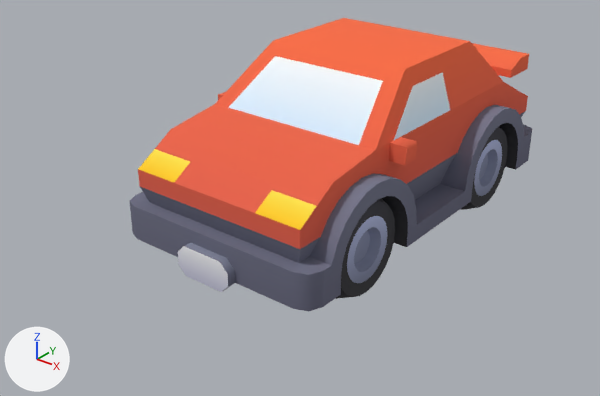
One commit to the glTF model public/assets/village/car-sports.glb: the scene before it, then after it.
Before and after are seen from a 50 mm lens placed at (2.64, -3.77, 2.39), pointed at (-0.13, -0.3, 0.24). The lights are fixed; the arrows at lower left show +X, +Y and +Z. The older version comes first. Where no turn or scale is listed for an object, it has been applied to the vertices. Vertices at exactly the same position are counted once.

In view in the first picture: 'body.001', 'spoiler', 'wheel-back-left', 'wheel-front-left'.
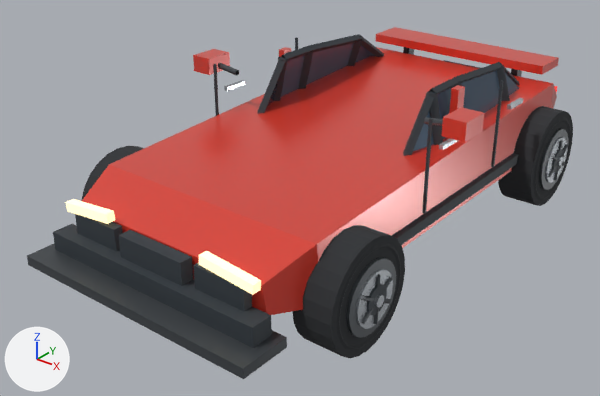
ob_body is not drawn itself; it is the parent of ob_wheel_front_left, ob_wheel_back_left, ob_wheel_front_right, ob_wheel_back_right.

Changed parts and their boxes [x1, y1, x2, y2] in the pictures (600 x 396 px):
'body-detail', added: after [27, 27, 559, 379]
    faces in mat_car_paint (red #dd3c2c): [82, 27, 559, 315]
    faces in mat_car_trim (dark grey #353c42): [53, 34, 520, 348]
    faces in mat_car_dark_metal (dark grey #4d5257): [27, 47, 522, 379]
    faces in mat_car_glass (dark blue #4d6176): [267, 43, 519, 151]
    faces in mat_car_headlight (beige #fff5d3, glowing beige #ffeaad): [65, 199, 261, 295]
'body.001', deleted: before [130, 18, 532, 311]
'wheel-front-right', moved (not visible before): after [292, 225, 405, 358]
'wheel-back-right', moved, rescaled (not visible before): after [498, 106, 573, 206]
'wheel-front-left', reshaped, moved: before [335, 198, 395, 299]; after [81, 146, 144, 201]
'wheel-back-left', reshaped, moved, rescaled (not visible afterwards): before [460, 127, 508, 210]
'spoiler', deleted: before [472, 43, 529, 78]
part 1 of me_wheel_back_left, built on: before [335, 127, 508, 299]

What changed in the scene script:
```text
Change me_wheel_back_left:
    used by ob_wheel_back_left; location = (0.425, 0.66, 0.3); scale = (0.3, 0.3, 0.3)
    remove me_wheel_back_left.from_pydata(...)  # 168 vertices, 332 faces; spans x -0.58..0.58, y -1.0..1.0, z -1.0..1.0
    remove me_wheel_back_left.materials.append(mat_colormap)
    add me_wheel_back_left.from_pydata(...)  # 454 vertices, 828 faces; spans x -0.45..0.45, y -1.0..1.0, z -1.0..1.0
    me_wheel_back_left part 1: 168 vertices removed from x -0.58..0.58, y -1.0..1.0, z -1.0..1.0; 454 vertices added at x -0.45..0.45, y -1.0..1.0, z -1.0..1.0
    add me_wheel_back_left.materials.append(mat_car_rubber)  # dark grey #2c2f32
    add me_wheel_back_left.materials.append(mat_car_dark_metal)  # dark grey #4d5257
    add me_wheel_back_left.materials.append(mat_car_metal)  # light grey #c4cad0
    add me_wheel_back_left.materials.append(mat_car_trim)  # dark grey #353c42
Add me_wheel_front_left:
    me_wheel_front_left.from_pydata(...)  # 454 vertices, 828 faces; spans x -0.46..0.46, y -1.0..1.0, z -1.0..1.0
    # faces by material slot: [480, 156, 128, 64]
    me_wheel_front_left.materials.append(mat_car_rubber)  # dark grey #2c2f32
    me_wheel_front_left.materials.append(mat_car_dark_metal)  # dark grey #4d5257
    me_wheel_front_left.materials.append(mat_car_metal)  # light grey #c4cad0
    me_wheel_front_left.materials.append(mat_car_trim)  # dark grey #353c42
Change ob_wheel_back_right:
    ob_wheel_back_right.location: (-0.425, 0.66, 0.3) -> (0.779, 1.02, 0.31)
    ob_wheel_back_right.scale: (0.3, 0.3, 0.3) -> (0.31, 0.31, 0.31)
Change ob_body:
    ob_body.location: (0.0, 0.025, 0.15) -> (0.0, 0.0, 0.0)
Remove ob_spoiler:
    ob_spoiler = bpy.data.objects.new('spoiler', me_spoiler)
Remove ob_body_001:
    ob_body_001 = bpy.data.objects.new('body.001', me_body)
Change ob_wheel_back_left:
    add ob_wheel_back_left.parent = ob_body
    ob_wheel_back_left.location: (0.425, 0.66, 0.3) -> (-0.779, 1.02, 0.31)
    ob_wheel_back_left.scale: (0.3, 0.3, 0.3) -> (0.31, 0.31, 0.31)
Change ob_wheel_front_left:
    ob_wheel_front_left: bpy.data.objects.new('wheel-front-left', me_wheel_back_left) -> bpy.data.objects.new('wheel-front-left', me_wheel_front_left)
    add ob_wheel_front_left.parent = ob_body
    ob_wheel_front_left.location: (0.425, -0.66, 0.3) -> (-0.779, -1.02, 0.3)
Change ob_wheel_front_right:
    ob_wheel_front_right.location: (-0.425, -0.66, 0.3) -> (0.779, -1.02, 0.3)
Add ob_body_detail:
    ob_body_detail = bpy.data.objects.new('body-detail', me_body_detail)  # 516 vertices, 718 faces; spans x -0.92..0.92, y -1.75..1.75, z -0.38..0.38; in mat_car_paint (red #dd3c2c), mat_car_glass (dark blue #4d6176), mat_car_trim (dark grey #353c42), mat_car_metal (light grey #c4cad0), mat_car_headlight (beige #fff5d3, glowing beige #ffeaad), mat_car_taillight (red #d3241d, glowing red #e71910), mat_car_dark_metal (dark grey #4d5257)
    ob_body_detail.location = (0.0, -0.005, 0.588)
```
